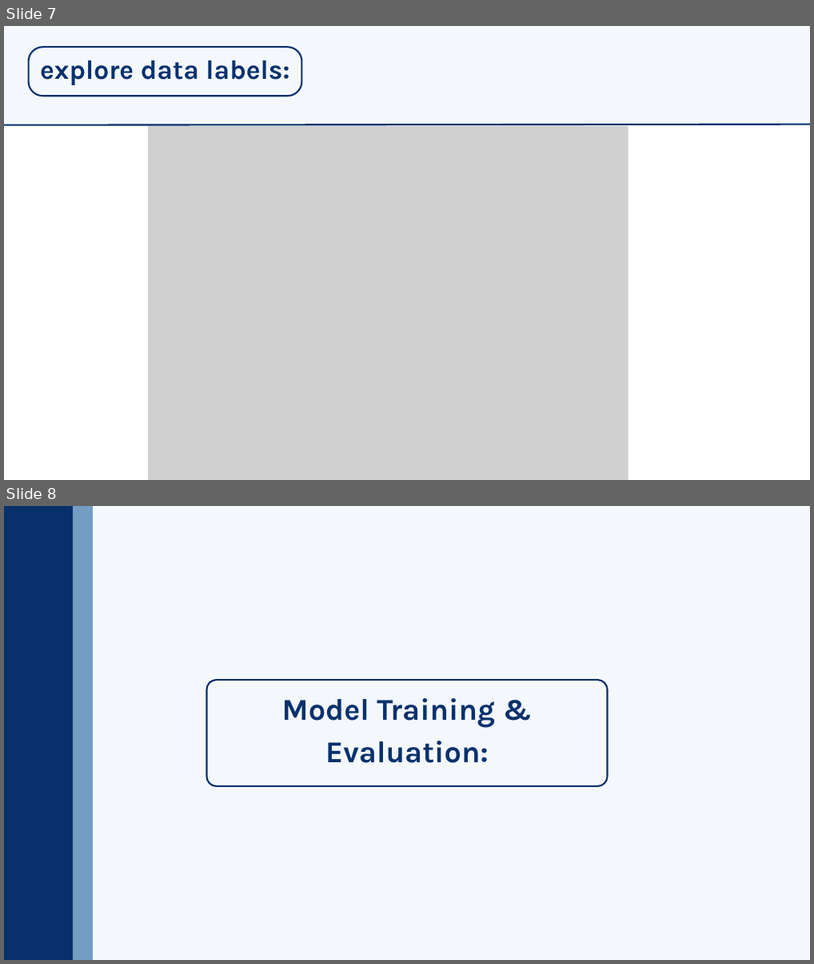
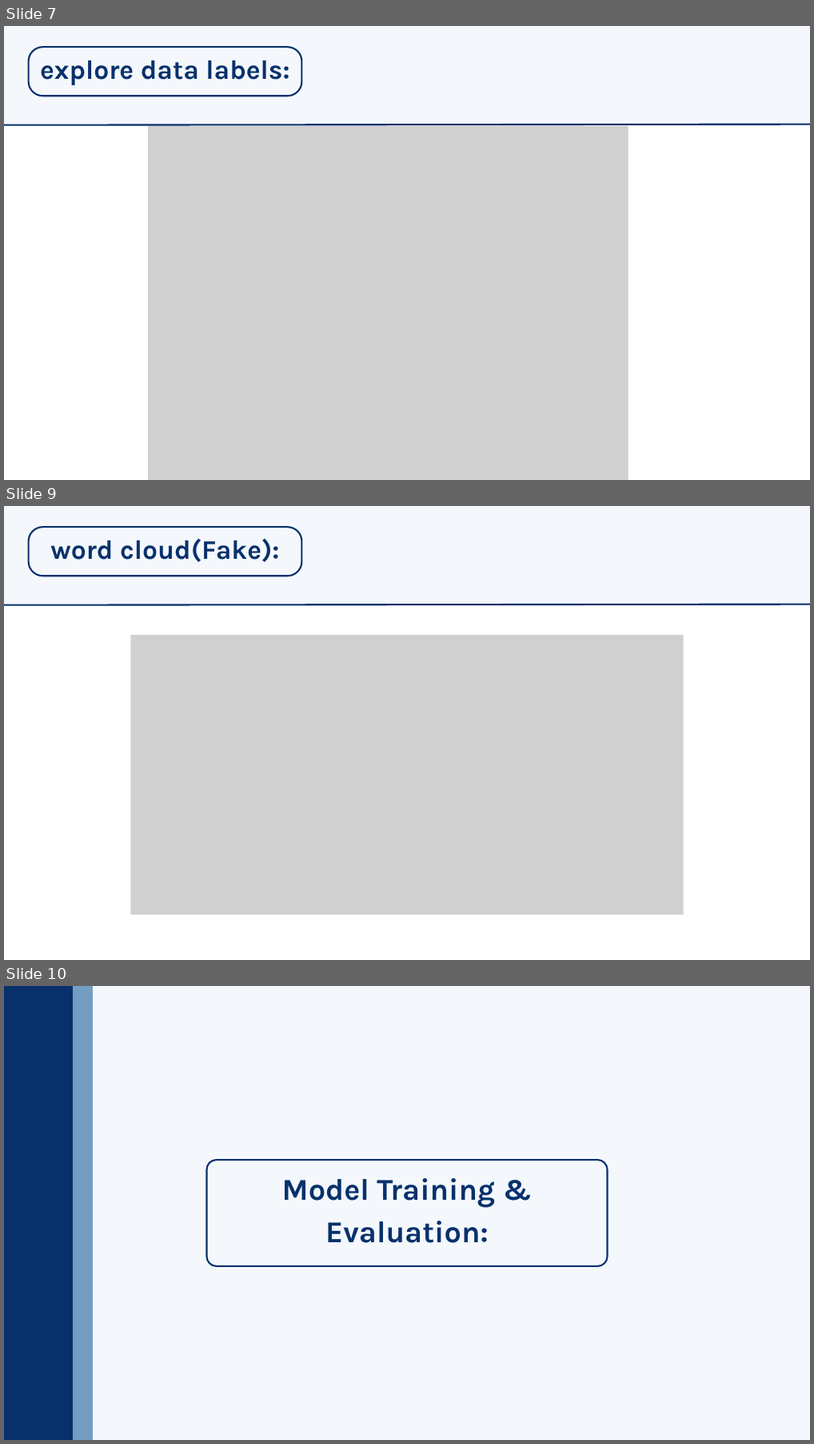
Before and after one commit to mehdhar-saggaf/NLP-news-classification-fake-real-, a slide deck: NLP_project/NLP-news-classification-fake-real/presentation/NLP-news-classification-fake-real.pptx. Shown one above the other, each under a label of ours: slides 7 and 8 before the commit, slides 7, 9 and 10 after it; the slides between them are not shown. The pictures are 814x964 and 814x1444 pixels, drawn with LibreOffice and Linux fonts; fonts in the diff are those of the drawing; grey boxes stand for pictures. Boxes give left, top, right and bottom in pixels: in the first picture for what was removed or moved away, otherwise in the second. Text is boxed around its words. In the diff, an @@ line names an element or a change of style, - is before the commit and + after.

```diff
--- a/NLP_project/NLP-news-classification-fake-real/presentation/NLP-news-classification-fake-real.pptx
+++ b/NLP_project/NLP-news-classification-fake-real/presentation/NLP-news-classification-fake-real.pptx
@@ slide 9 added at box(4, 506, 810, 960), background #F4F8FD @@
@@ freeform shape added at box(29, 527, 302, 576), outline #08316C 3 pt @@
@@ text added at box(50, 539, 279, 562), 48 pt, text #08316C, bold @@
+word cloud(Fake):
@@ freeform shape added at box(4, 606, 810, 960), fill #FFFFFF @@
@@ line added from (4, 604) to (810, 604), #08316C 3 pt @@
@@ picture added at box(130, 635, 683, 914) @@
@@ what was slide 8 is now slide 10 @@
```
Also in this commit, not shown: 1 slide changed, 1 other slide added.
